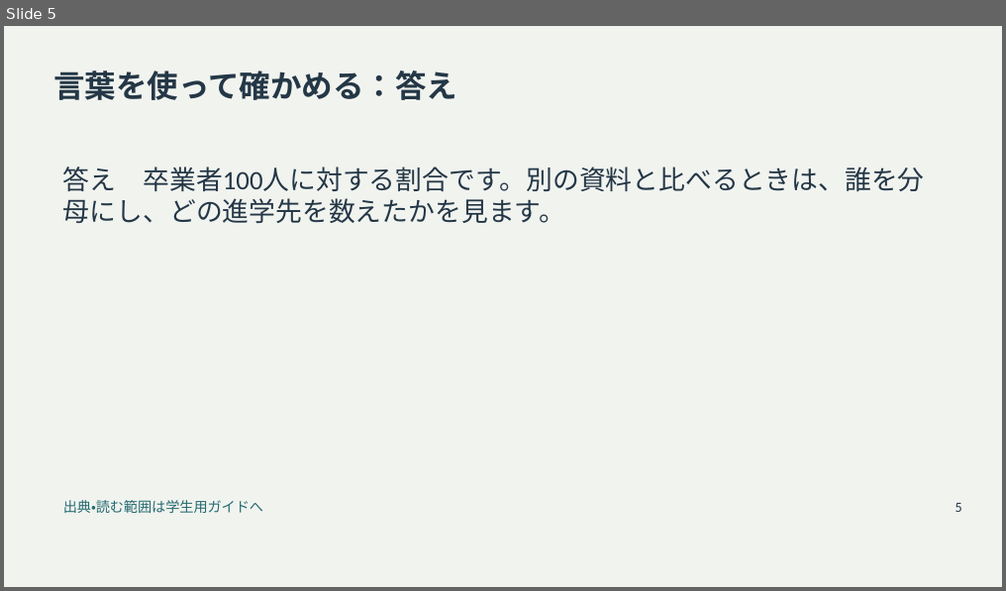
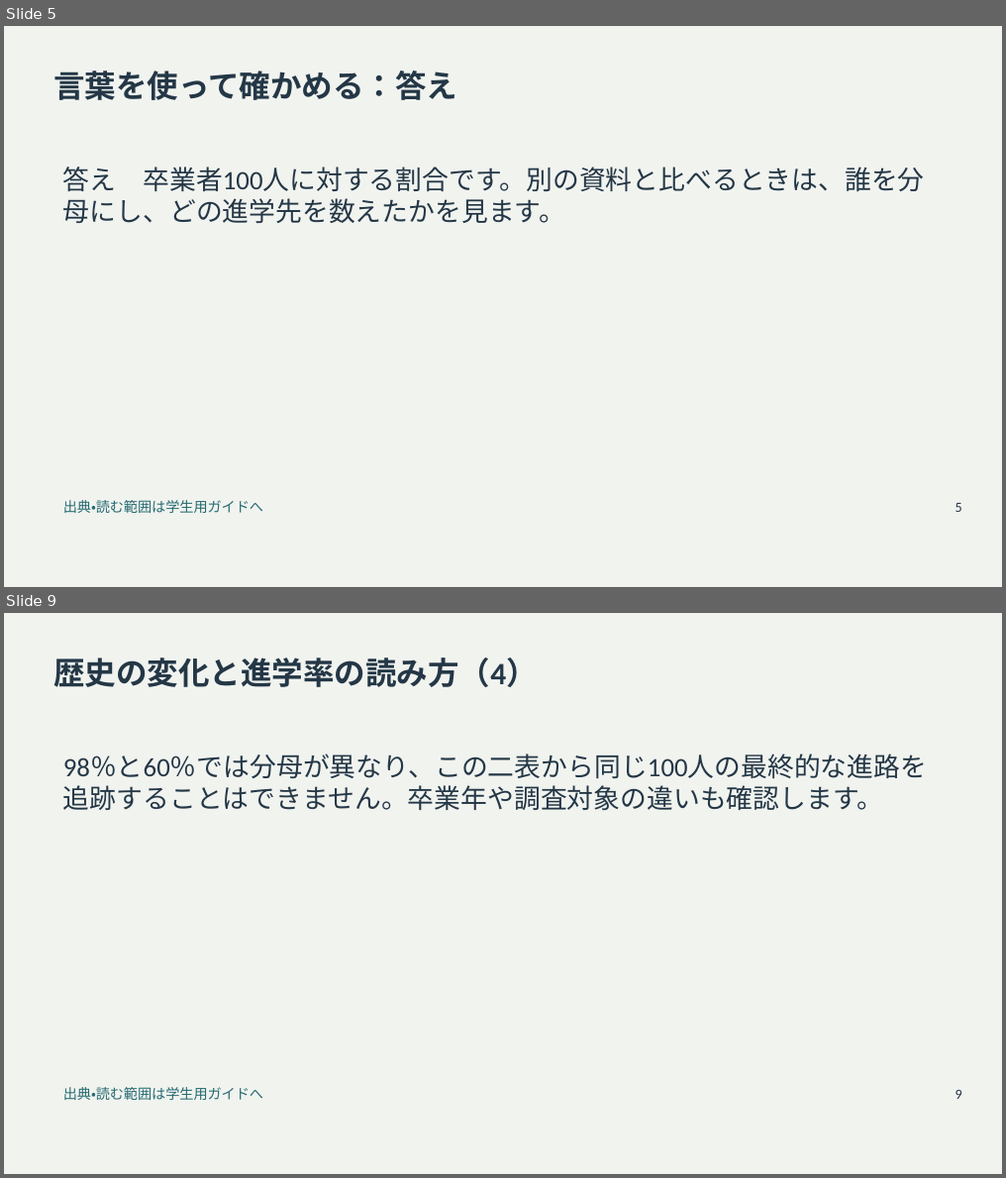
Before and after one commit to zooc-14calbp/industrial-education-i, a slide deck: reorganized/20261105/main/04/slides.pptx. Shown one above the other, each under a label of ours: slide 5 before the commit, slides 5 and 9 after it; the slides between them are not shown. The pictures are 1006x591 and 1006x1178 pixels, drawn with LibreOffice and Linux fonts; fonts in the diff are those of the drawing. Boxes give left, top, right and bottom in pixels: in the first picture for what was removed or moved away, otherwise in the second. Text is boxed around its words. In the diff, an @@ line names an element or a change of style, - is before the commit and + after.

```diff
--- a/reorganized/20261105/main/04/slides.pptx
+++ b/reorganized/20261105/main/04/slides.pptx
@@ slide 9 added at (4,613,1002,1174), background #F1F3EF @@
@@ title added at (54,658,537,687), 30 pt, text #243746, bold @@
+歴史の変化と進学率の読み方（4）
@@ text added at (63,755,927,811), 25.5 pt, text #243746 @@
+98％と60％では分母が異なり、この二表から同じ100人の最終的な進路を追跡することはできません。卒業年や調査対象の違いも確認します。
@@ text added at (63,1087,263,1100), 13.5 pt, text #246A70 @@
+出典・読む範囲は学生用ガイドへ
@@ text added at (955,1090,962,1099), 13.5 pt, text #243746 @@
+9
```
Also in this commit, not shown: 15 slides changed, 15 other slides added, 17 other files.
